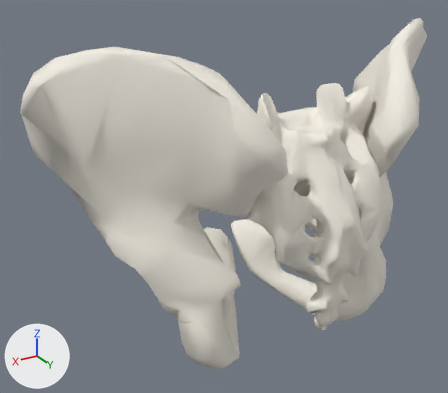
What one commit did to the glTF model public/models/os-bassin.lo.glb.
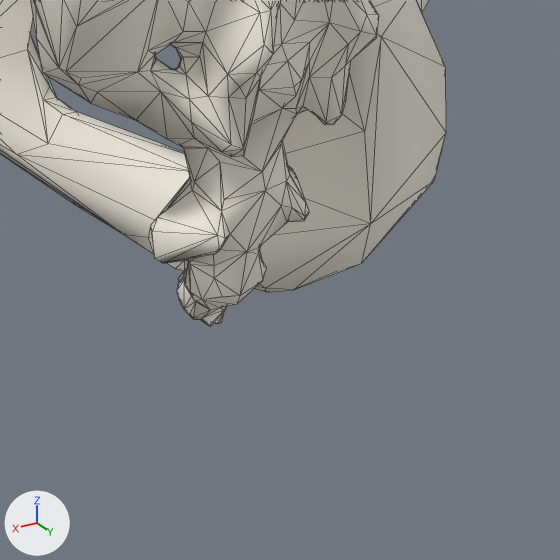
There are two pictures of each version: one whole from a camera (50 mm lens) standing at (0.2175, 0.2323, 1.0106) and looking at (0.0282, -0.0833, 0.8528), one close up on the part from 59% to 93% of the width and 62% to 100% of the height. Every picture has the same lights, and +X, +Y and +Z are marked at lower left. The first two pictures are the older version. The close-ups show mesh edges as thin lines. Where no turn or scale is listed for an object, it has been applied to the vertices.

Names of what the first close-up shows: 'FJ3152', 'FJ3393'.
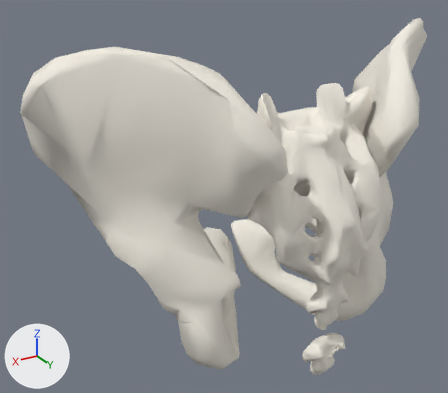
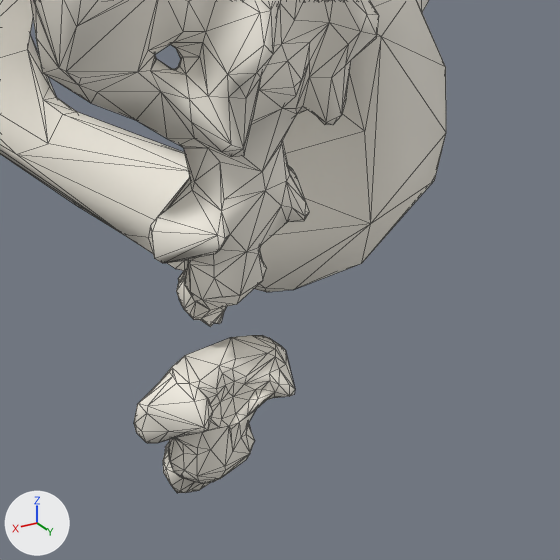
Pixel boxes (x1, y1, x2, y2) of what changed, in the close-ups (560 x 560 px):
'ZA-coccyx', added
    after: (134, 335, 295, 493)

What the commit changed:
Mesh me_za_coccyx is new.
It has 222 vertices, 440 faces and spans x -0.016..0.016, y -0.0096..0.0096, z -0.0154..0.0154.
It uses material mat_0_91_0_87_0_78 (white #f5f0e5).
Object 'ZA-coccyx' (ob_za_coccyx) is new; it shows me_za_coccyx.
Its location is (-0.0006, -0.0107, 0.7629).
